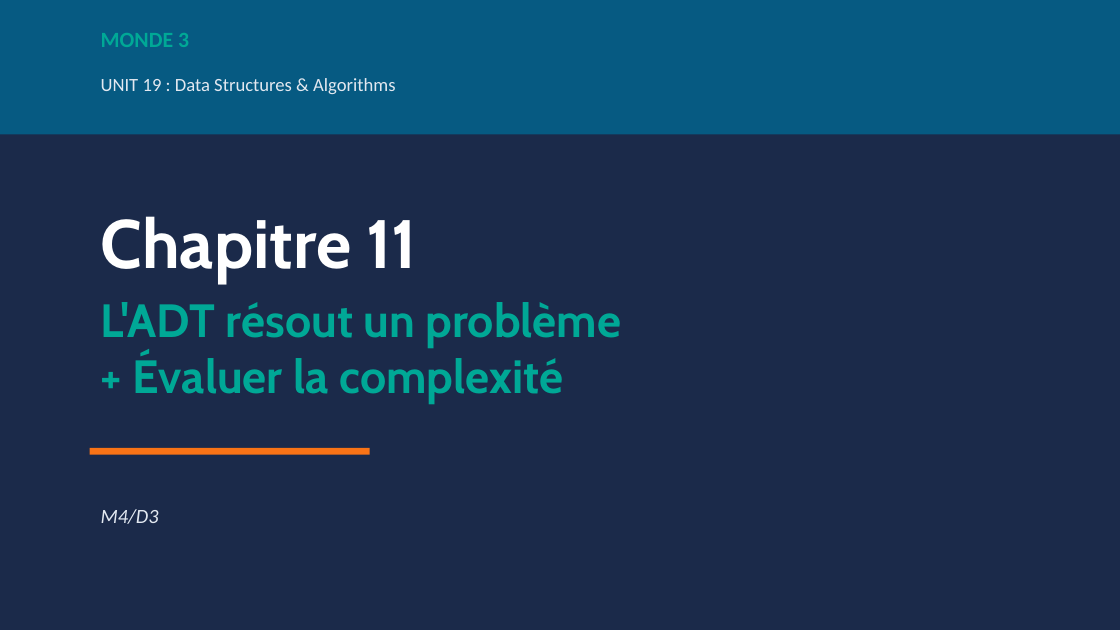
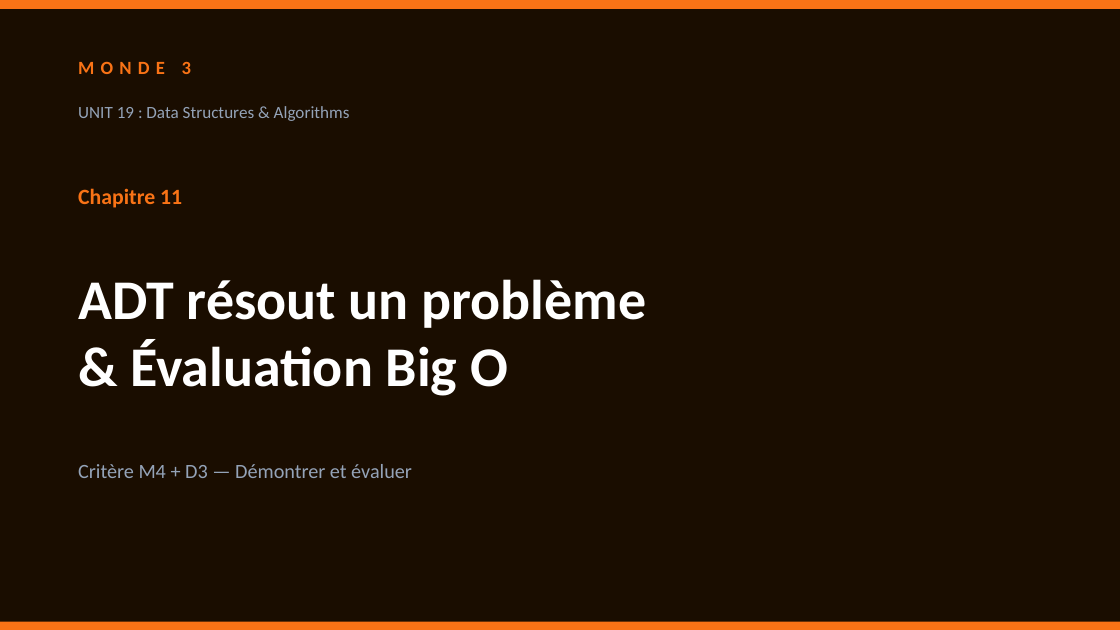
Before and after one commit to mbiTati/unit19-gamifie, a slide deck: slide 1 of docs/pptx/Ch11_M4D3_ADT_BigO.pptx. Drawn at 1120x630 pixels with LibreOffice and Linux fonts; fonts in the diff are those of the drawing. Boxes give left, top, right and bottom in pixels: in the first picture for what was removed or moved away, otherwise in the second. Text is boxed around its words. In the diff, an @@ line names an element or a change of style, - is before the commit and + after.

```diff
--- a/docs/pptx/Ch11_M4D3_ADT_BigO.pptx
+++ b/docs/pptx/Ch11_M4D3_ADT_BigO.pptx
@@ background #1B2A4A to #1A0D00 @@
@@ rectangle: place and size @@
-rectangle at (0,0,1120,134)
+rectangle at (0,0,1120,9)
@@ rectangle at (0,0,1120,9): fill #065A82 to #F97316 @@
@@ text "MONDE 3": place and size @@
-text "MONDE 3" at (101,33,189,47)
+text "MONDE 3" at (78,61,191,74)
@@ text "MONDE 3" at (78,61,191,74): size 14 to 12 pt, text colour #00A896 to #F97316, letter spacing 0 to 4 pt @@
@@ text "UNIT 19 : Data Structures ...": place and size @@
-text "UNIT 19 : Data Structures ..." at (101,78,396,94)
+text "UNIT 19 : Data Structures ..." at (78,106,350,121)
@@ text "UNIT 19 : Data Structures ..." at (78,106,350,121): size 12 to 11 pt, text colour #E2E8F0 to #94A3B8 @@
@@ text "Chapitre 11": place and size @@
-text "Chapitre 11" at (101,216,418,283)
+text "Chapitre 11" at (78,188,182,208)
@@ text "Chapitre 11" at (78,188,182,208): size 44 to 14 pt, font Cabin to Calibri, text colour #FFFFFF to #F97316 @@
@@ text at (78,279,646,396): text changed; size 30 to 36 pt; font Cabin to Calibri; text colour #00A896 to #FFFFFF @@
-L'ADT résout un problème
-+ Évaluer la complexité
+ADT résout un problème
+& Évaluation Big O
@@ rectangle removed at (90,448,370,455) @@
@@ text at (78,464,412,478): text changed; text colour #E2E8F0 to #94A3B8; italic off @@
-M4/D3
+Critère M4 + D3 — Démontrer et évaluer
@@ rectangle added at (0,622,1120,630), fill #F97316 @@
```
Also in this commit, not shown: 4 slides added, 4 slides removed, 13 other files.
